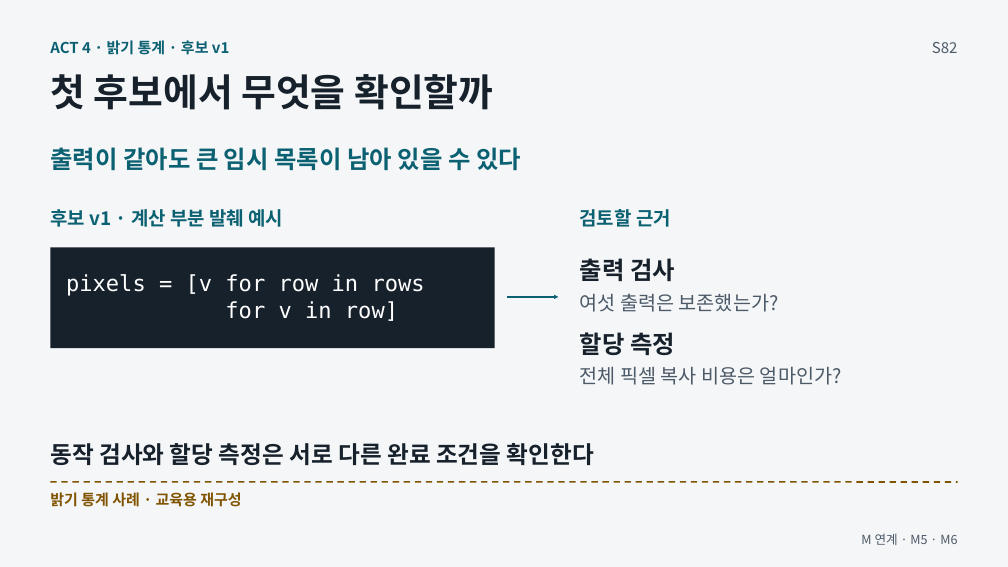
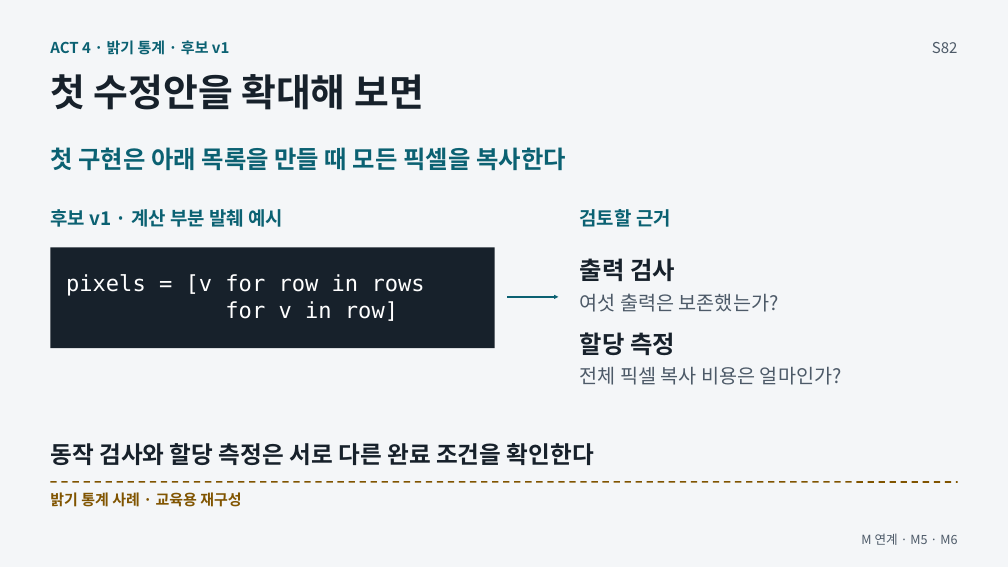
Before and after one commit to GideokKim/ai-dev-training, a slide deck: slide 5 of production/ACT_4.pptx. Drawn at 1008x567 pixels with LibreOffice and Linux fonts; fonts in the diff are those of the drawing. Boxes give left, top, right and bottom in pixels: in the first picture for what was removed or moved away, otherwise in the second. Text is boxed around its words. In the diff, an @@ line names an element or a change of style, - is before the commit and + after.

```diff
--- a/production/ACT_4.pptx
+++ b/production/ACT_4.pptx
@@ text at box(50, 74, 424, 110): text changed @@
-첫 후보에서 무엇을 확인할까
+첫 수정안을 확대해 보면
@@ text at box(50, 147, 566, 171): text changed @@
-출력이 같아도 큰 임시 목록이 남아 있을 수 있다
+첫 구현은 아래 목록을 만들 때 모든 픽셀을 복사한다
```
Also in this commit, not shown: 3 other slides changed, 34 other files.
